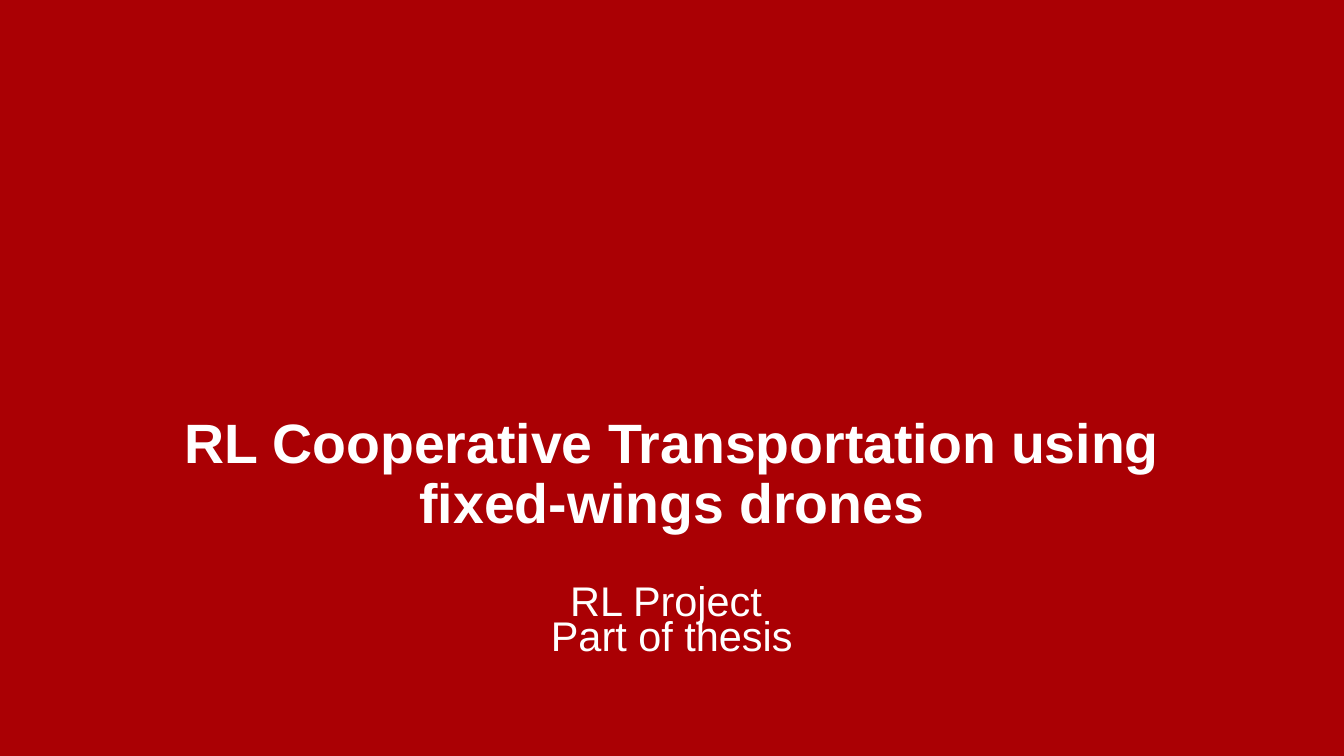
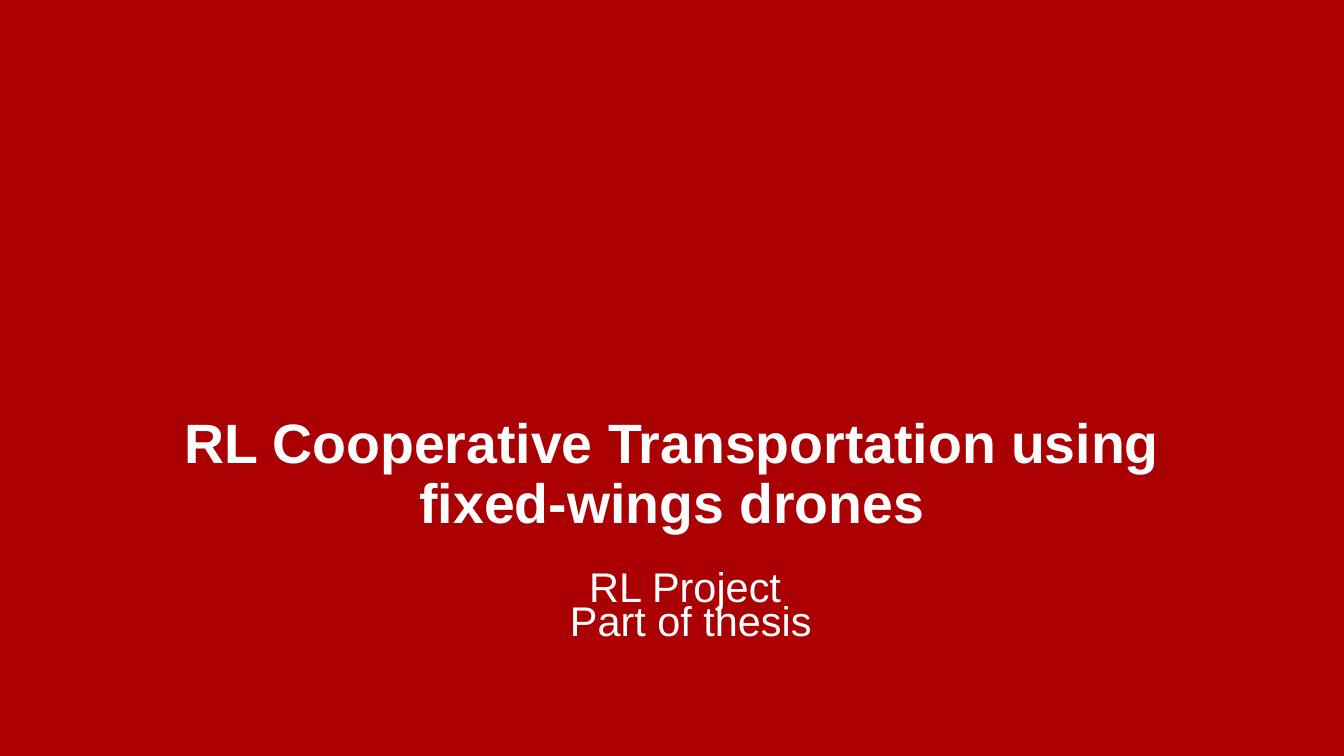
Before and after one commit to amedhisham/FixedWingsCoopTransportation, a slide deck: slide 1 of documentation/Ahmed_Aboulenien_2143465_RL_project.pptx. Drawn at 1344x756 pixels with LibreOffice and Linux fonts; fonts in the diff are those of the drawing; background and template pictures are left out. Boxes give left, top, right and bottom in pixels: in the first picture for what was removed or moved away, otherwise in the second. Text is boxed around its words. In the diff, an @@ line names an element or a change of style, - is before the commit and + after.

```diff
--- a/documentation/Ahmed_Aboulenien_2143465_RL_project.pptx
+++ b/documentation/Ahmed_Aboulenien_2143465_RL_project.pptx
@@ text "RL Project": place and size @@
-text "RL Project" at [551, 586, 792, 652]
+text "RL Project" at [570, 572, 811, 637]
```
Also in this commit, not shown: 1 slide added, 12 other files.
